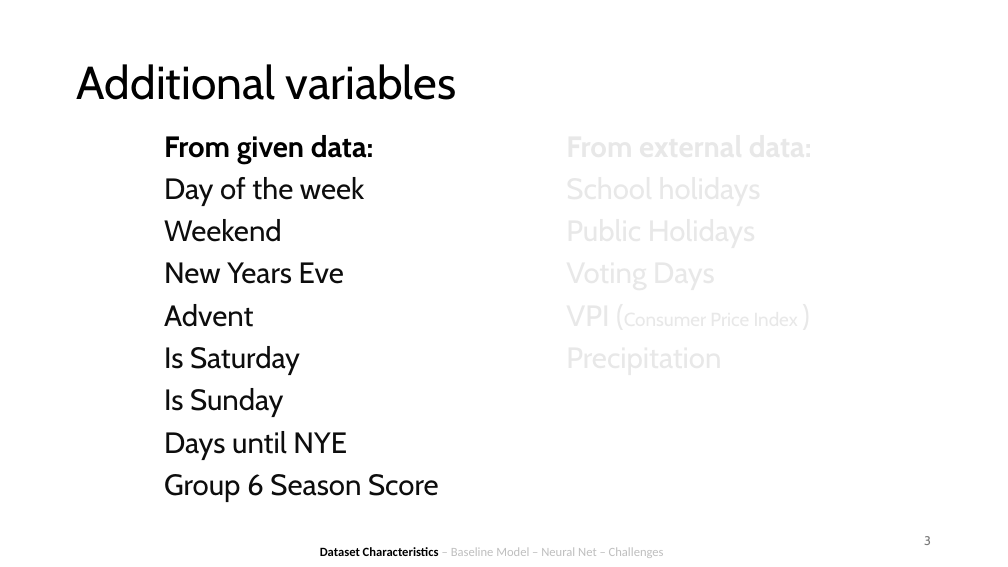
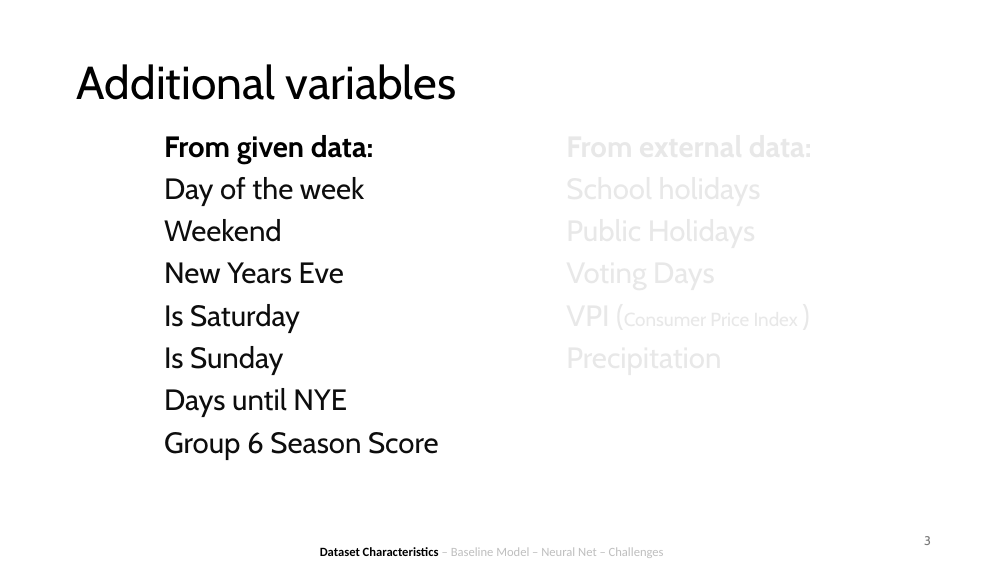
Before and after one commit to antonroefer/bakery-sales-prediction-group-3, a slide deck: slide 3 of 4_Presentation/Group 3.pptx. Drawn at 1008x567 pixels with LibreOffice and Linux fonts; fonts in the diff are those of the drawing. Boxes give left, top, right and bottom in pixels: in the first picture for what was removed or moved away, otherwise in the second. Text is boxed around its words. In the diff, an @@ line names an element or a change of style, - is before the commit and + after.

```diff
--- a/4_Presentation/Group 3.pptx
+++ b/4_Presentation/Group 3.pptx
@@ text at bbox=[164, 304, 253, 327]: paragraph removed @@
-Advent
```
Also in this commit, not shown: 14 other slides changed, 3 slides added.
